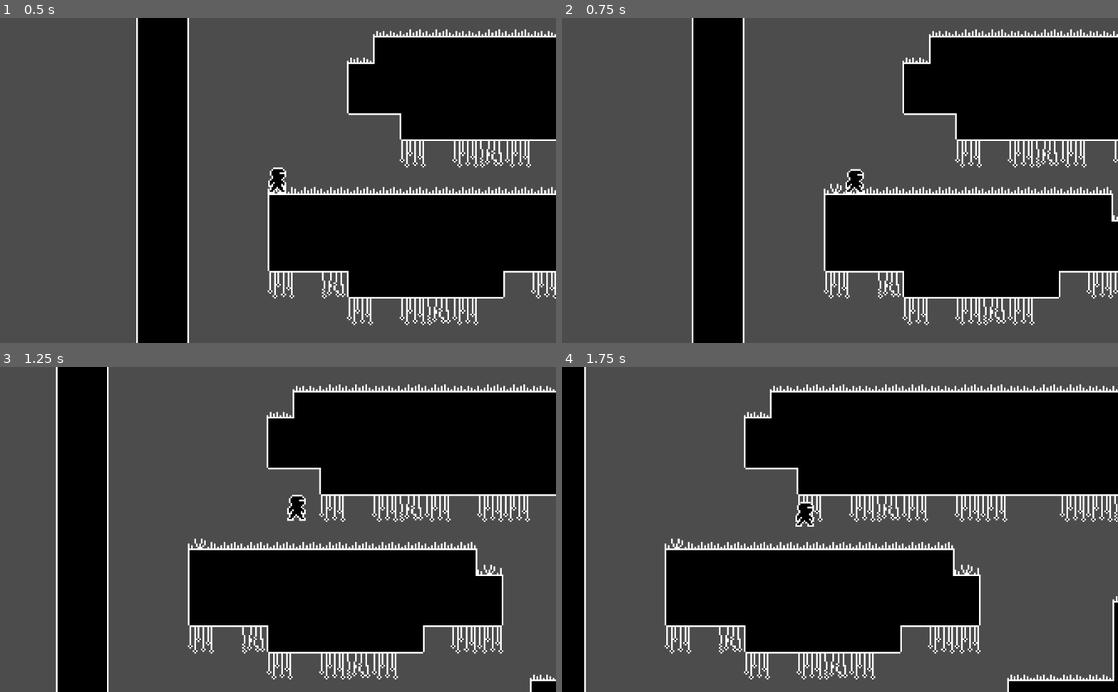
Above: before the commit, frames 1-4 (two rows, left to right).
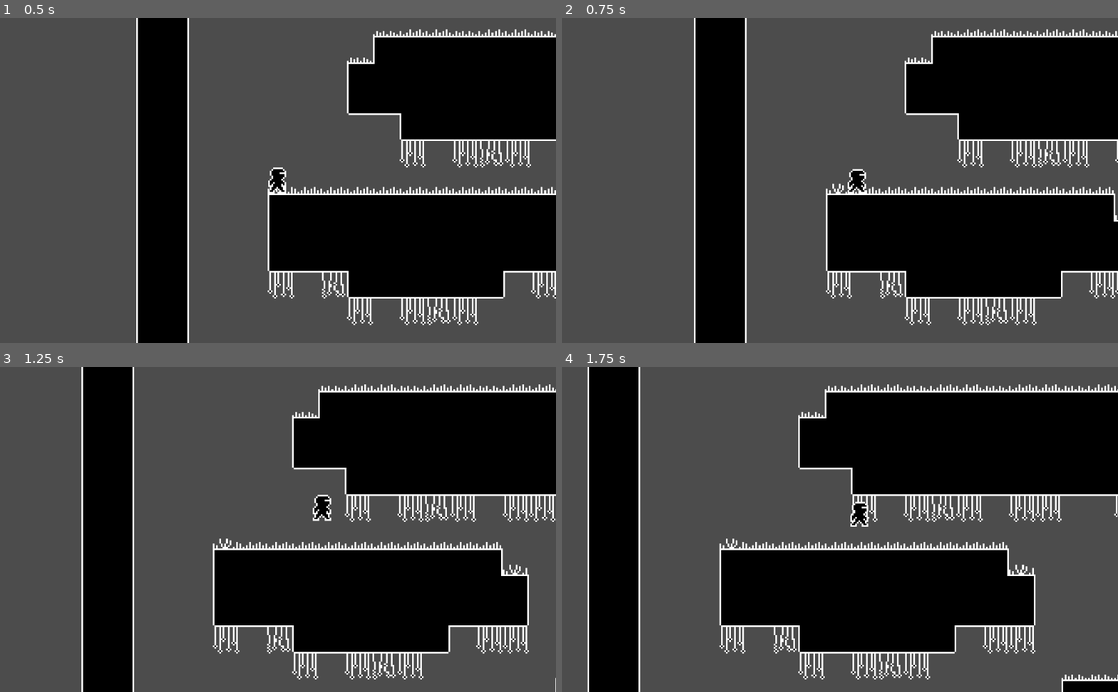
Above: after the commit, the same moments.

Repository: Boyquotes/nuclear-fusion-godot
Game: Godot game, scene res://levels/Level1.tscn
Two runs of this game, one before a commit and one after it. Both use one fixed random seed, a clock stepped at 60 frames per second and the inputs below. The project has no main scene, so this scene is started directly.
Inputs:
- Up to frame 1 (0.5 s): no input
- Up to frame 2 (0.75 s): tap Enter at 0.5 s; hold D (right) from 0.53 s (still down)
- Up to frame 3 (1.25 s): keep holding D (right); tap Space (jump) at 0.77 s
- Up to frame 4 (1.75 s): release D (right) at 1.28 s; hold S (down) from 1.28 s (still down); tap Space (jump) at 1.52 s

Frame 1 is identical in both runs. In frame 2, 6.7% of the frame differs, in the area x 23-100%, y 0-100%; in frame 3, 20%; in frame 4, 31%, in the area x 0-100%, y 0-100%.

Commit message:
remove look ahead

Diff:
--- a/actors/Camera2D.gd
+++ b/actors/Camera2D.gd
@@ -1,7 +1,7 @@
 extends Camera2D
 
 const LOOK_AHEAD_FACTOR = 0.04
-const SHIFT_TRANS = Tween.EASE_IN
+const SHIFT_TRANS = Tween.TRANS_SINE
 const SHIFT_EASE = Tween.EASE_OUT
 const SHIFT_DURATION = 1.0
 
@@ -10,7 +10,7 @@
 onready var tween = $ShiftTween
 
 func _process(delta):
-	_check_facing()
+	#_check_facing()
 	prev_camera_pos = get_camera_position()
 
 func _check_facing():
